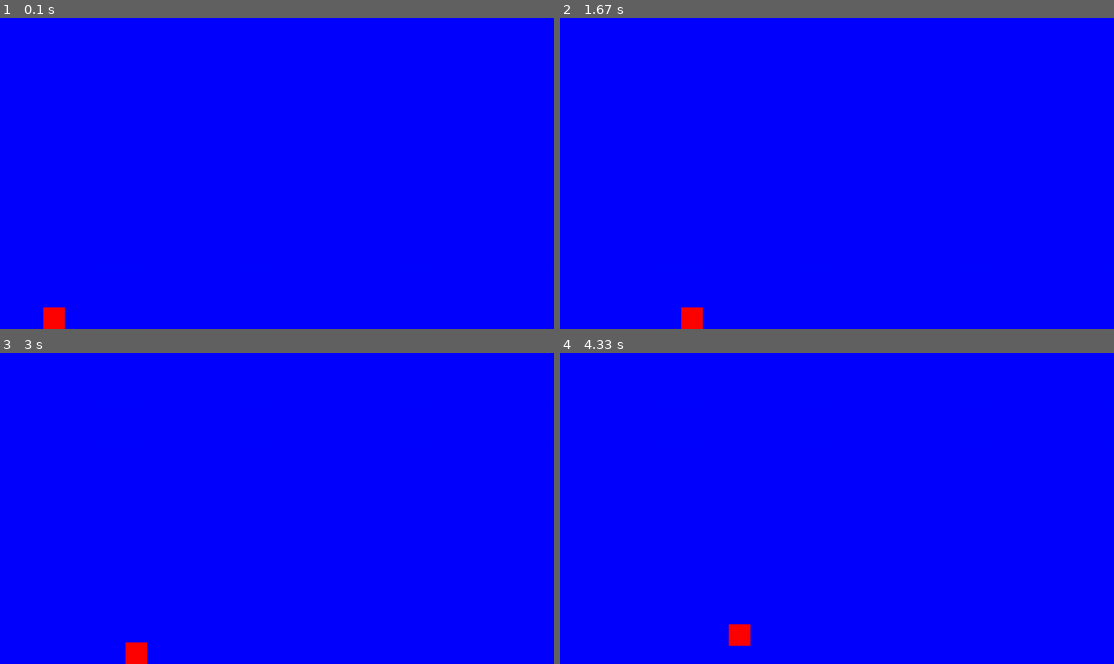
Above: before the commit, frames 1-4 (two rows, left to right).
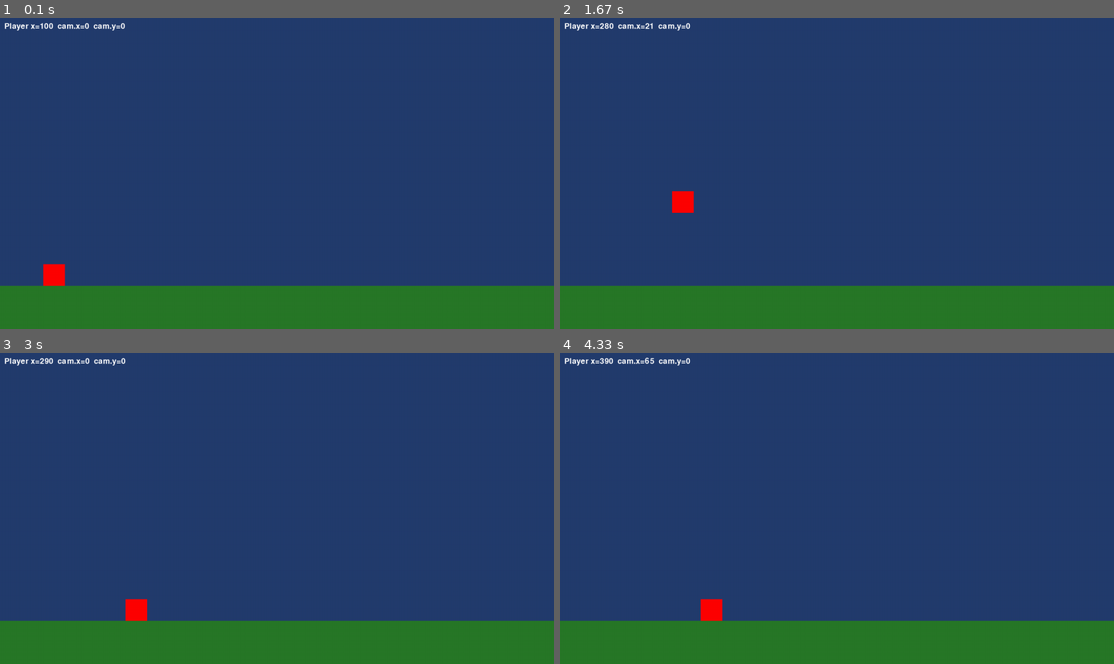
Above: after the commit, the same moments.

Repository: dianaract1311/Pygame-25.2
Game: pygame game, started from jogo_v1.py
Two runs of this game, one before a commit and one after it. Both use one fixed random seed, a clock stepped at 60 frames per second and the inputs below.
Inputs:
- Up to frame 1 (0.1 s): no input
- Up to frame 2 (1.67 s): hold Right 0.33-0.8 s; hold Right 0.83-1.3 s; tap Space at 0.9, 1.2, 1.4 s; hold Left from 1.33 s (still down)
- Up to frame 3 (3 s): tap Space at 1.7, 1.97, 2.27, 2.4, 2.7 s; release Left at 1.87 s; hold Left 1.9-2.3 s; hold Right 2.33-2.97 s
- Up to frame 4 (4.33 s): hold Left 3-3.47 s; tap Space at 3.07, 3.37, 3.57, 3.87, 4.07 s; hold Right 3.5-3.97 s; hold Right from 4 s (still down)

The runs differ from the first frame. In frame 1, 100% of the frame differs, in the area x 0-100%, y 0-100%; in frame 2, 100%; in frame 3, 100%; in frame 4, 100%.

Commit message:
Ajueste do chão + câmera

Diff:
--- a/jogo_v1.py
+++ b/jogo_v1.py
@@ -7,53 +7,146 @@
 # ----- Gera tela principal
 WIDTH, HEIGHT = 1280, 720
 window = pygame.display.set_mode((WIDTH, HEIGHT))
-pygame.display.set_caption('Nome do jogo')
+pygame.display.set_caption('Jardim Esquecido')
+
+# ----- Limites do mundo
+WORLD_LEFT = 0
+WORLD_RIGHT = 5000
+WORLD_TOP = 0
+WORLD_BOTTOM = 720  # altura total do mundo
+WORLD_LIMITS = (WORLD_LEFT, WORLD_RIGHT, WORLD_TOP, WORLD_BOTTOM)
+
+# ----- Classe da câmera
+class Camera:
+    def __init__(self, w, h, lerp=0.12, deadzone_w=400, deadzone_h=200, lookahead_x=100):
+        self.w = w
+        self.h = h
+        self.lerp = lerp
+
+        # posição atual da câmera
+        self.x = 0.0
+        self.y = 0.0
+
+        # deadzone central (largura/altura)
+        self.deadzone_w = deadzone_w
+        self.deadzone_h = deadzone_h
+
+        # lookahead horizontal (px)
+        self.lookahead_x = lookahead_x
+
+        # estado interno para suavizar lookahead
+        self._current_look_x = 0.0
+        self._look_smooth = 0.12
+
+    def _lerp(self, a, b, t):
+        return a + (b - a) * t
+
+    def update(self, player_rect, player_vx, world_limits):
+        left_limit, right_limit, top_limit, bottom_limit = world_limits
+
+        # deadzone rect em coordenadas de mundo
+        dz_left = self.x + (self.w - self.deadzone_w) * 0.5
+        dz_top  = self.y + (self.h - self.deadzone_h) * 0.5
+        dz_rect = pygame.Rect(int(dz_left), int(dz_top), int(self.deadzone_w), int(self.deadzone_h))
+
+        # desired center começa sendo o centro atual da câmera
+        desired_cx = self.x + self.w / 2
+        desired_cy = self.y + self.h / 2
+
+        # se o jogador sair da deadzone, ajustamos desired_c
+        if player_rect.centerx < dz_rect.left:
+            offset = dz_rect.left - player_rect.centerx
+            desired_cx -= offset
+        elif player_rect.centerx > dz_rect.right:
+            offset = player_rect.centerx - dz_rect.right
+            desired_cx += offset
+
+        if player_rect.centery < dz_rect.top:
+            offset = dz_rect.top - player_rect.centery
+            desired_cy -= offset
+        elif player_rect.centery > dz_rect.bottom:
+            offset = player_rect.centery - dz_rect.bottom
+            desired_cy += offset
+
+        # lookahead baseado em vx
+        max_speed = max(1.0, abs(player_vx))
+        target_look = max(-1.0, min(1.0, player_vx / (player_vx if abs(player_vx)>0 else 1.0))) * self.lookahead_x
+        self._current_look_x = self._lerp(self._current_look_x, target_look, self._look_smooth)
+        desired_cx += self._current_look_x
+
+        # converte center desejado para top-left desejado
+        desired_x = desired_cx - self.w / 2
+        desired_y = desired_cy - self.h / 2
+
+        # clamp com limites do mundo
+        desired_x = max(left_limit, min(right_limit - self.w, desired_x))
+        desired_y = max(top_limit, min(bottom_limit - self.h, desired_y))
+
+        # suaviza posição atual da câmera para a desejada
+        self.x = self._lerp(self.x, desired_x, self.lerp)
+        self.y = self._lerp(self.y, desired_y, self.lerp)
+
 
 # ----- Classe do personagem
 class Player:
     def __init__(self, x, y):
         self.rect = pygame.Rect(x, y, 50, 50)
         self.color = (255, 0, 0)
-        self.vx = 0
-        self.vy = 0
-        self.speed = 5
-        self.jump = -15
+        self.vx = 0.0
+        self.vy = 0.0
+        self.speed = 5.0
+        self.jump = -15.0
         self.on_ground = True
 
     def update(self, keys):
-        # Movimento lateral
+        self.vx = 0.0
         if keys[pygame.K_LEFT]:
-            self.rect.x -= self.speed
+            self.vx = -self.speed
         if keys[pygame.K_RIGHT]:
-            self.rect.x += self.speed
+            self.vx = self.speed
 
-        # Aplicação simples de pulo
-        self.rect.y += self.vy
+        # Movimento horizontal
+        self.rect.x += int(self.vx)
+
+        # Gravidade e pulo simples
+        self.rect.y += int(self.vy)
         if not self.on_ground:
-            self.vy += 1  # gravidade simples fixa
+            self.vy += 0.5
 
-        # "Chão" fixo
-        if self.rect.y >= 670:  # 720 - altura (50)
-            self.rect.y = 670
-            self.vy = 0
+        # Colisão com o chão
+        if self.rect.bottom >= GROUND_Y:
+            self.rect.bottom = GROUND_Y
+            self.vy = 0.0
             self.on_ground = True
+
+        # Limites do mundo
+        if self.rect.x < WORLD_LEFT:
+            self.rect.x = WORLD_LEFT
+        if self.rect.x > WORLD_RIGHT - self.rect.width:
+            self.rect.x = WORLD_RIGHT - self.rect.width
 
     def jump_action(self):
         if self.on_ground:
             self.vy = self.jump
             self.on_ground = False
 
-    def draw(self, surface):
-        pygame.draw.rect(surface, self.color, self.rect)
+    def draw(self, surface, cam):
+        draw_rect = self.rect.move(-int(cam.x), -int(cam.y))
+        pygame.draw.rect(surface, self.color, draw_rect)
+
 
 # ----- Inicia estruturas de dados
 game = True
 clock = pygame.time.Clock()
 player = Player(100, 670)
+cam = Camera(WIDTH, HEIGHT, lerp=0.12, deadzone_w=380, deadzone_h=180, lookahead_x=140)
+
+GROUND_HEIGHT = 100  # altura do chão
+GROUND_Y = WORLD_BOTTOM - GROUND_HEIGHT  # posição vertical do topo do chão
+ground_color = (40, 120, 40)  # verde escuro
 
 # ===== Loop principal =====
 while game:
-    # ----- Trata eventos
     for event in pygame.event.get():
         if event.type == pygame.QUIT:
             game = False
@@ -61,17 +154,26 @@
             if event.key == pygame.K_SPACE:
                 player.jump_action()
 
-    # ----- Atualiza estado
     keys = pygame.key.get_pressed()
     player.update(keys)
+    cam.update(player.rect, player.vx, WORLD_LIMITS)
 
-    # ----- Gera saídas
-    window.fill((0, 0, 255))  # Fundo azul
-    player.draw(window)
+    # Fundo (céu)
+    window.fill((35, 60, 110))
 
-    # ----- Atualiza estado do jogo
-    pygame.display.update()  # Mostra o novo frame
+    ground_rect = pygame.Rect(WORLD_LEFT, GROUND_Y, WORLD_RIGHT - WORLD_LEFT, GROUND_HEIGHT)
+    pygame.draw.rect(window, ground_color, ground_rect.move(-int(cam.x), -int(cam.y)))
+
+    # Desenha o jogador
+    player.draw(window, cam)
+
+    # HUD simples
+    font = pygame.font.get_default_font()
+    f = pygame.font.Font(font, 18)
+    txt = f.render(f"Player x={int(player.rect.x)}  cam.x={int(cam.x)}  cam.y={int(cam.y)}", True, (255,255,255))
+    window.blit(txt, (10, 10))
+
+    pygame.display.update()
     clock.tick(60)
 
-# ===== Finalização =====
-pygame.quit()  # Função do PyGame que finaliza os recursos utilizados
+pygame.quit()
Binary file added: assets/blocks.png
